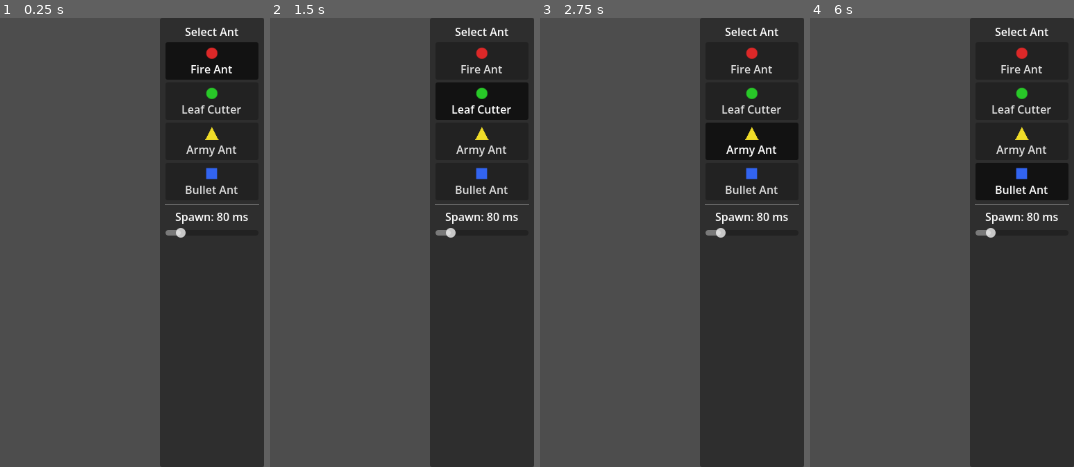
Above: before the commit, frames 1-4 (left to right).
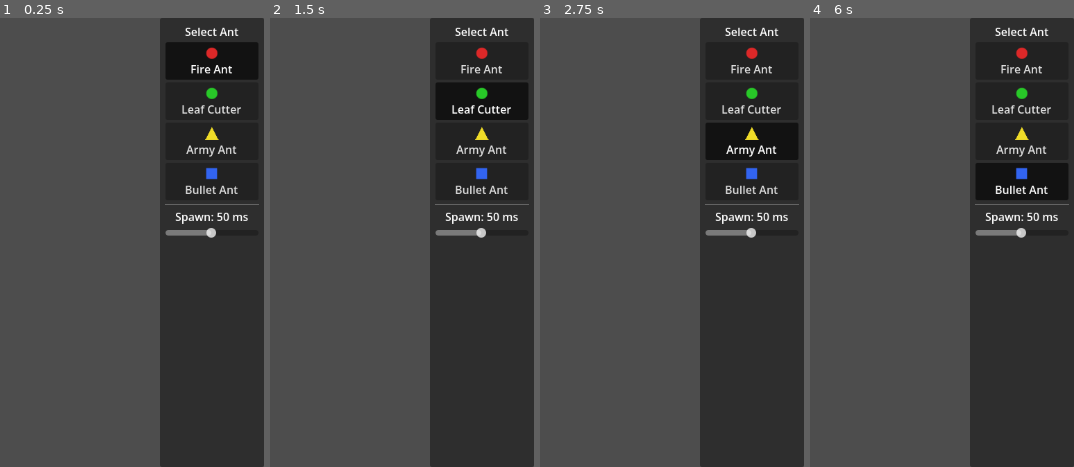
Above: after the commit, the same moments.

Repository: zvzv1919/sim-ant
Game: Godot game, scene res://main.tscn
The game is run twice, just before and just after one commit, with the same random seed, the same clock (stepped at 60 frames per second) and the same inputs.
Inputs:
- Up to frame 1 (0.25 s): no input
- Up to frame 2 (1.5 s): click "Fire Ant" at 0.5 s; click "Leaf Cutter" at 1.25 s
- Up to frame 3 (2.75 s): click "Army Ant" at 2 s
- Up to frame 4 (6 s): click "Bullet Ant" at 2.75 s; click "Fire Ant" at 3.5 s; click "Leaf Cutter" at 4.25 s; click "Army Ant" at 5 s; click "Bullet Ant" at 5.75 s

The runs differ from the first frame. In frame 1, 0.3% of the frame differs, in the area x 66-85%, y 43-49%; in frame 2, 0.3%; in frame 3, 0.3%; in frame 4, 0.3%.

Commit message:
faster spawn

Diff:
--- a/hud/hud.tscn
+++ b/hud/hud.tscn
@@ -80,12 +80,12 @@
 
 [node name="SpawnIntervalLabel" type="Label" parent="MarginContainer/VBoxContainer"]
 layout_mode = 2
-text = "Spawn: 80 ms"
+text = "Spawn: 50 ms"
 horizontal_alignment = 1
 
 [node name="SpawnIntervalSlider" type="HSlider" parent="MarginContainer/VBoxContainer"]
 layout_mode = 2
-min_value = 0.02
-max_value = 0.5
-step = 0.01
-value = 0.08
+min_value = 0.001
+max_value = 0.1
+step = 0.001
+value = 0.05
--- a/project.godot
+++ b/project.godot
@@ -17,3 +17,8 @@
 config/name="SimAnt"
 run/main_scene="res://main.tscn"
 config/features=PackedStringArray("4.6")
+run/max_fps=60
+
+[physics]
+
+common/physics_ticks_per_second=60
